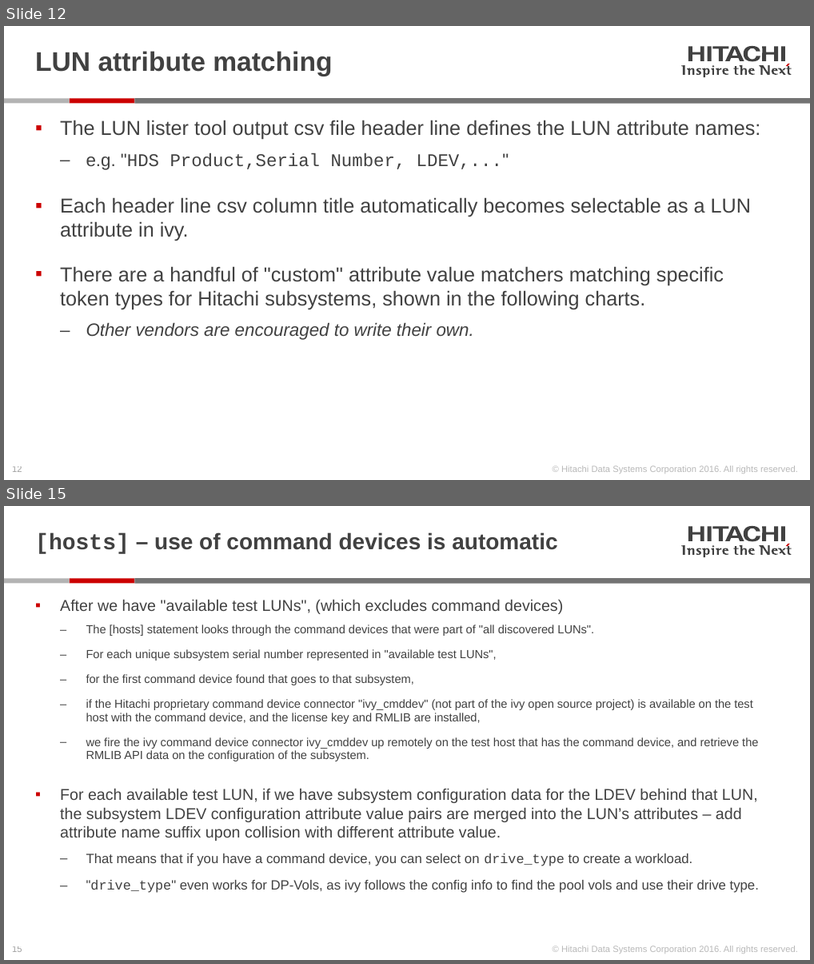
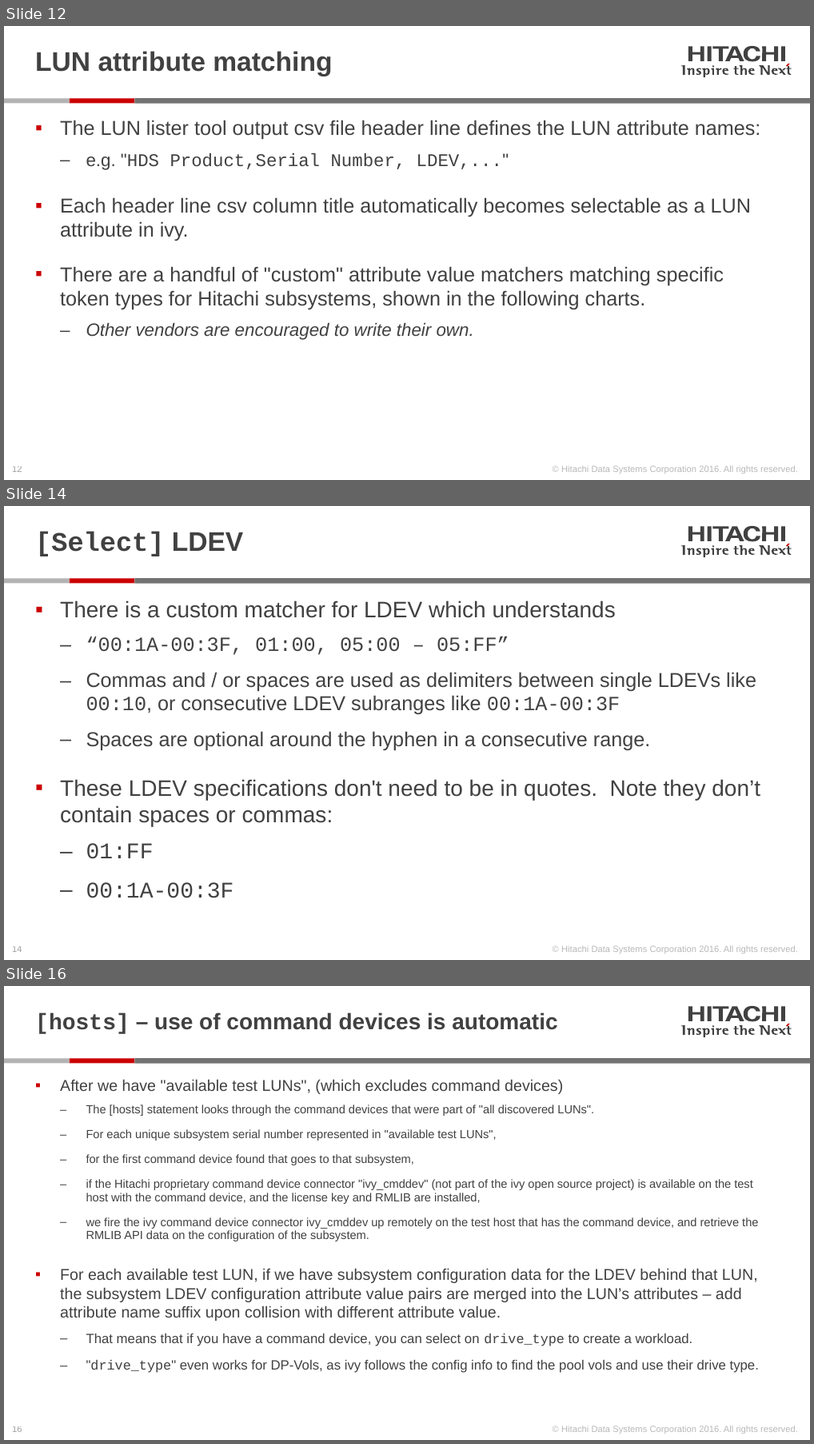
Before and after one commit to Hitachi-Data-Systems/ivy, a slide deck: doc/Programming the ivy engine.pptx. Shown one above the other, each under a label of ours: slides 12 and 15 before the commit, slides 12, 14 and 16 after it; the slides between them are not shown. The pictures are 814x964 and 814x1444 pixels, drawn with LibreOffice and Linux fonts; fonts in the diff are those of the drawing. Boxes give left, top, right and bottom in pixels: in the first picture for what was removed or moved away, otherwise in the second. Text is boxed around its words. In the diff, an @@ line names an element or a change of style, - is before the commit and + after.

Commit message:
allow spaces around hyphen in LDEVset ranges

```diff
--- a/doc/Programming the ivy engine.pptx
+++ b/doc/Programming the ivy engine.pptx
@@ slide 14 added at (4, 506, 810, 960), background #FFFFFF; not listed: 28 template elements that a slide beside it also shows @@
@@ title added at (35, 532, 244, 556), 24 pt, text #414141, bold @@
+[Select] LDEV
@@ text added at (60, 600, 761, 898), 18 pt, text #414141 @@
+▪ There is a custom matcher for LDEV which understands
+  ‒ “00:1A-00:3F, 01:00, 05:00 – 05:FF”
+  ‒ Commas and / or spaces are used as delimiters between single LDEVs like 00:10, or consecutive LDEV subranges like 00:1A-00:3F
+  ‒ Spaces are optional around the hyphen in a consecutive range.
+▪ These LDEV specifications don't need to be in quotes. Note they don’t contain spaces or commas:
+  ‒ 01:FF
+  ‒ 00:1A-00:3F
@@ what was slide 15 is now slide 16 @@
```
Also in this commit, not shown: 2 slides changed, 6 other files.
